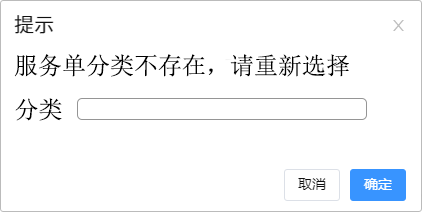
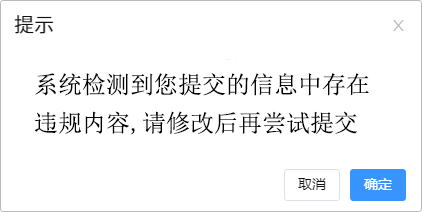
Layer changes from the first 422×212 image to the second:
added layer "系统检测到您提交的信息中存在 违规内容,请修改后再尝试提交" above "TicketLimitExceedDialog" over [34, 73, 369, 135]
hid group "TypeNotFoundError" (3 layers) over [14, 54, 367, 121]
